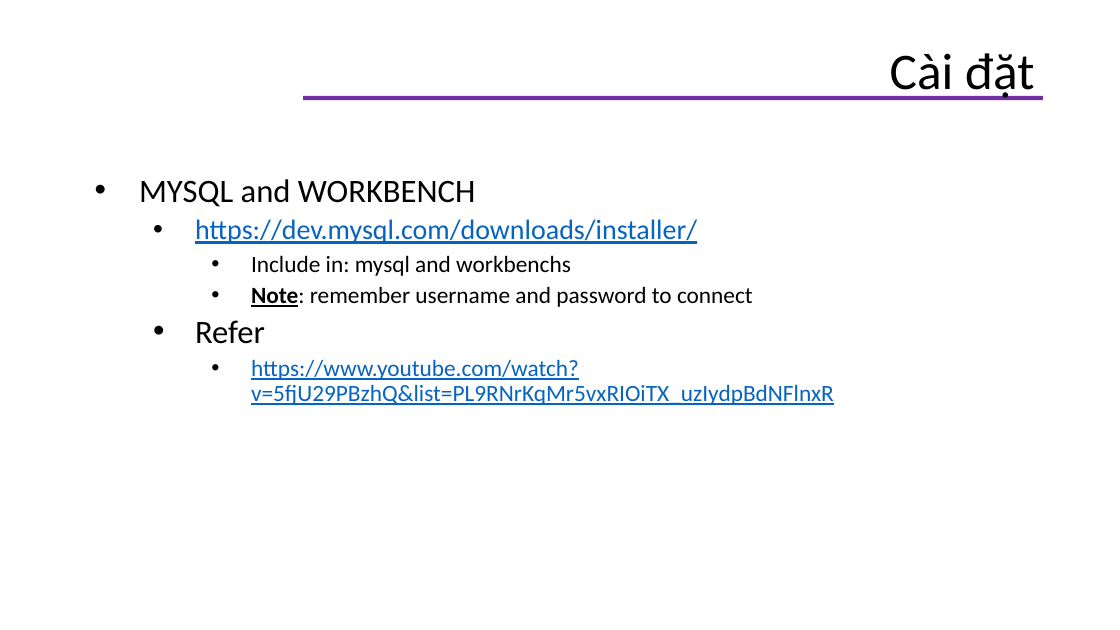
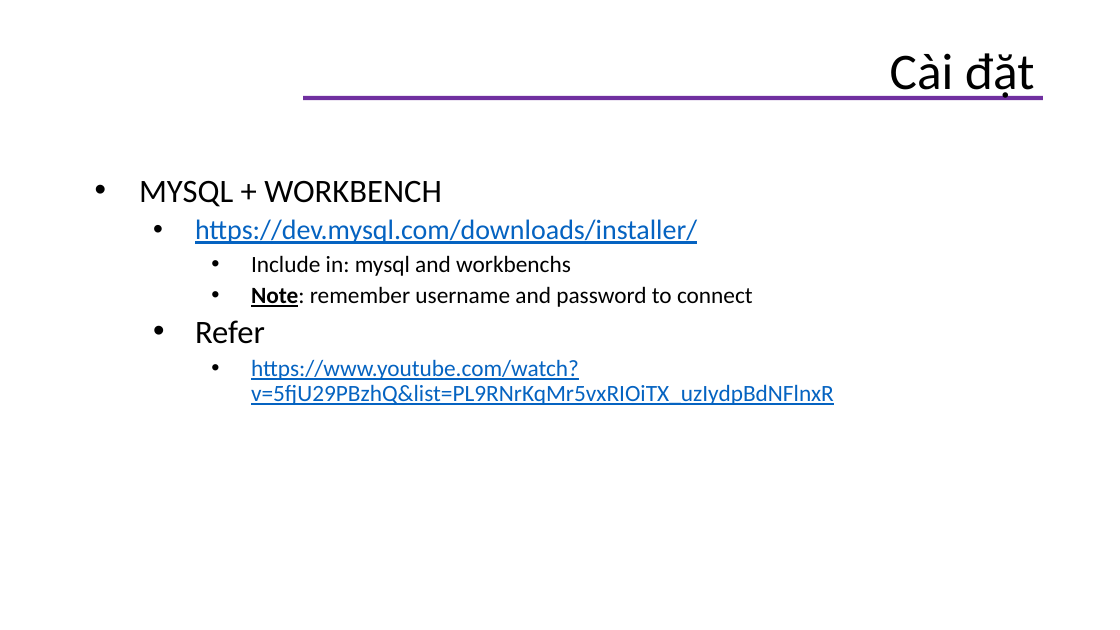
Before and after one commit to helenhash/database-training, a slide deck: slide 8 of docs/database - vi.pptx. Drawn at 1120x630 pixels with LibreOffice and Linux fonts; fonts in the diff are those of the drawing; background and template pictures are left out. Boxes give left, top, right and bottom in pixels: in the first picture for what was removed or moved away, otherwise in the second. Text is boxed around its words. In the diff, an @@ line names an element or a change of style, - is before the commit and + after.

```diff
--- a/docs/database - vi.pptx
+++ b/docs/database - vi.pptx
@@ text at box(139, 180, 442, 207): text changed @@
-• MYSQL and WORKBENCH
+• MYSQL + WORKBENCH
```
Also in this commit, not shown: 1 other slide changed, 3 other files.
